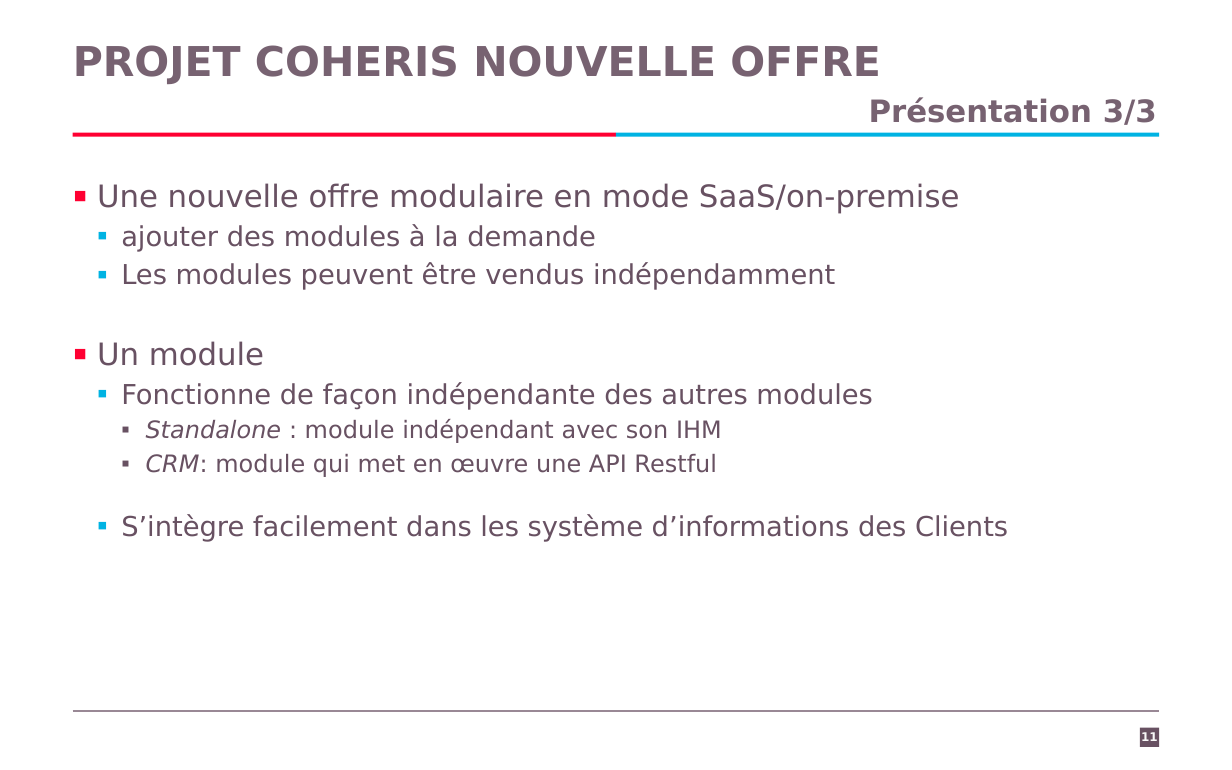
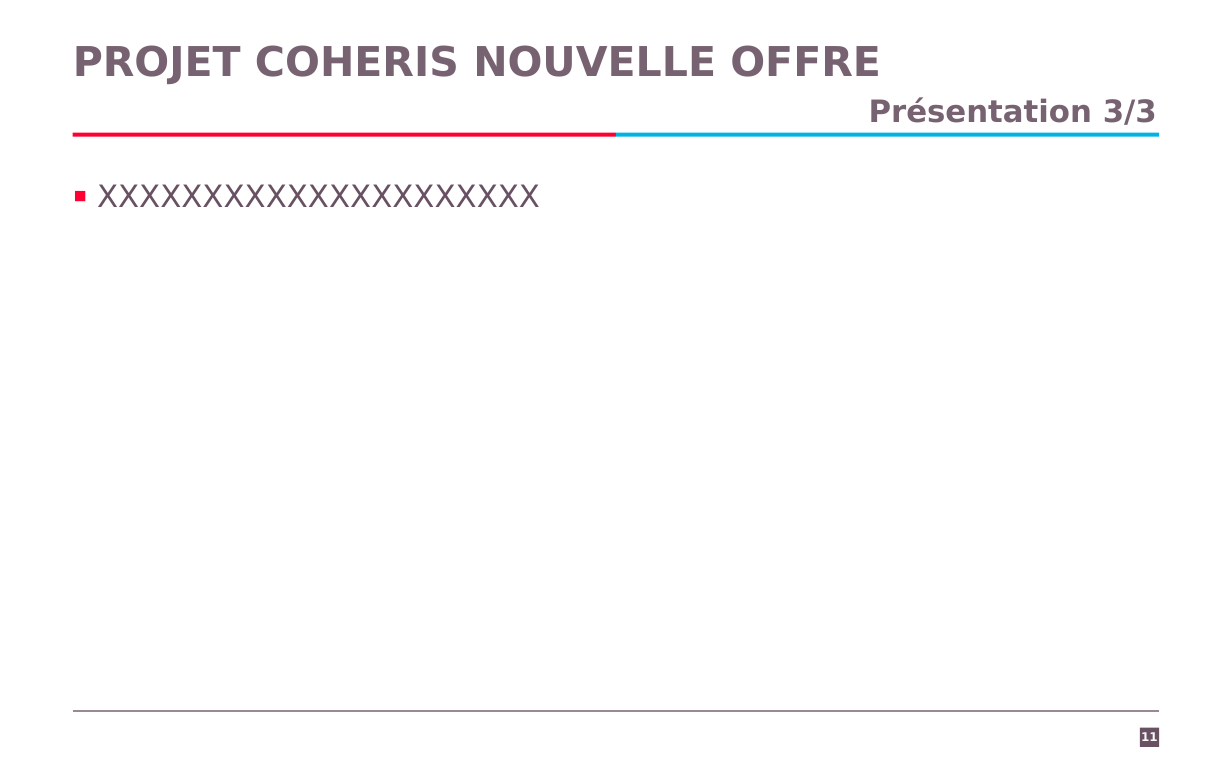
Before and after one commit to Kingsousse/Intership-Report-CRM, a slide deck: slide 11 of presentationFinal.pptx. Drawn at 1232x770 pixels with LibreOffice and Linux fonts; fonts in the diff are those of the drawing; background and template pictures are left out. Boxes give left, top, right and bottom in pixels: in the first picture for what was removed or moved away, otherwise in the second. Text is boxed around its words. In the diff, an @@ line names an element or a change of style, - is before the commit and + after.

Commit message:
addd diapo

```diff
--- a/presentationFinal.pptx
+++ b/presentationFinal.pptx
@@ text at [97, 184, 540, 207]: text changed; size 16 to 18 pt @@
-▪ Une nouvelle offre modulaire en mode SaaS/on-premise
-  ▪ ajouter des modules à la demande
-  ▪ Les modules peuvent être vendus indépendamment
-▪ Un module
-  ▪ Fonctionne de façon indépendante des autres modules
-    ▪ Standalone : module indépendant avec son IHM
-    ▪ CRM: module qui met en œuvre une API Restful
-  ▪ S’intègre facilement dans les système d’informations des Clients
+▪ XXXXXXXXXXXXXXXXXXXXX
```
